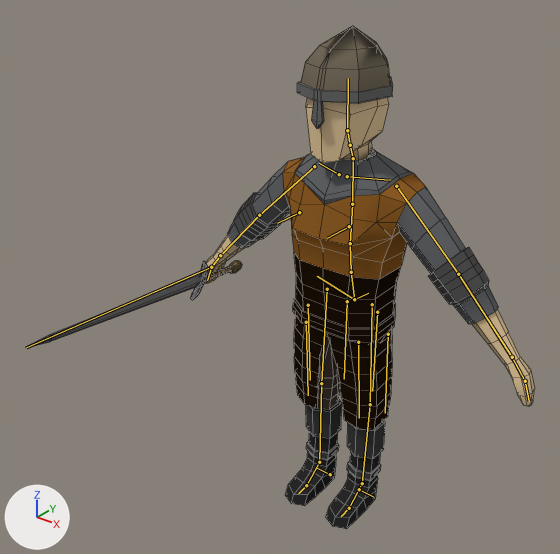
One commit to the Blender file Models/Light_Knight.blend: the scene before it, then after it.
The view is the same before and after, from a camera (50 mm lens) standing at (0.649, -0.997, 1.029) and looking at (-0.038, -0.138, 0.497). The lights are fixed; the arrows at lower left show +X, +Y and +Z. The bones that bend it are drawn over the model as lines. Mesh edges are drawn as thin lines.

Objects in the first picture: 'LightKnight1'.
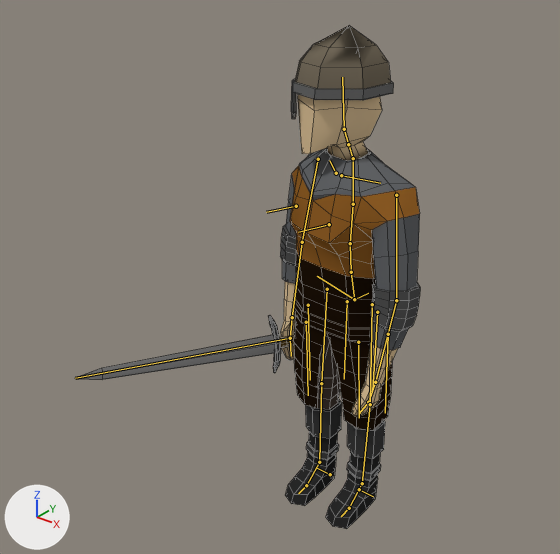
The newer file adds an action. The first version stands in its rest pose; the second is drawn at frame 92 of the action 'LightKnight_Idle'.

Boxes [x1, y1, x2, y2] around the edits, measured in the pictures (560 x 554 px):
'LightKnight1', posed (32% narrower)
    before: [26, 26, 535, 529]
    after: [75, 25, 420, 529]
bone 'spine.002', root to tip
    before: (350, 243) to (352, 204)
    after: (350, 243) to (353, 204)
bone 'spine.005', root to tip
    before: (350, 145) to (347, 130)
    after: (348, 144) to (344, 129)
bone 'spine.006', root to tip
    before: (347, 130) to (348, 78)
    after: (344, 129) to (342, 77)
bone 'upper_arm.L', root to tip
    before: (396, 186) to (458, 274)
    after: (396, 195) to (396, 300)
bone 'forearm.L', root to tip
    before: (458, 274) to (512, 357)
    after: (396, 300) to (375, 382)
bone 'upper_arm.R', root to tip
    before: (314, 166) to (259, 215)
    after: (318, 159) to (302, 242)
bone 'forearm.R', root to tip
    before: (259, 215) to (220, 255)
    after: (302, 242) to (292, 317)

The edits, one by one:
Bone 'spine.001' (bone_spine_001) turns from (0, 0, 0) to (0, 3, 0) degrees about its own x, y and z.
Bone 'spine.002' (bone_spine_002) turns from (0, 0, 0) to (0, -23, -1) degrees about its own x, y and z.
Bone 'spine.005' (bone_spine_005) turns from (0, 0, 0) to (0, -11, 4) degrees about its own x, y and z.
Bone 'spine.006' (bone_spine_006) turns from (0, 0, 0) to (0, -11, 1) degrees about its own x, y and z.
Bone 'upper_arm.L' (bone_upper_arm_l) moves from (0.0, 0.0, 0.0) to (-0.019, 0.019, 0.001).
Bone 'upper_arm.L' (bone_upper_arm_l) turns from (0, 0, 0) to (1, -2, -36) degrees about its own x, y and z.
Bone 'forearm.L' (bone_forearm_l) turns from (0, 0, 0) to (7, 0, -10) degrees about its own x, y and z.
Bone 'upper_arm.R' (bone_upper_arm_r) moves from (0.0, 0.0, 0.0) to (0.019, 0.019, 0.001).
Bone 'upper_arm.R' (bone_upper_arm_r) turns from (0, 0, 0) to (1, 2, 36) degrees about its own x, y and z.
Bone 'forearm.R' (bone_forearm_r) turns from (0, 0, 0) to (7, 0, 10) degrees about its own x, y and z.
